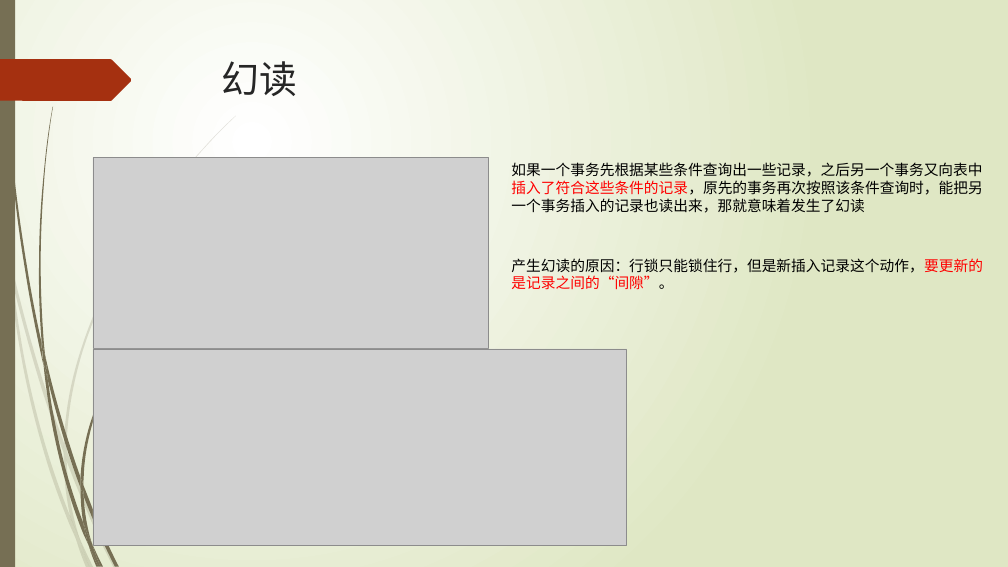
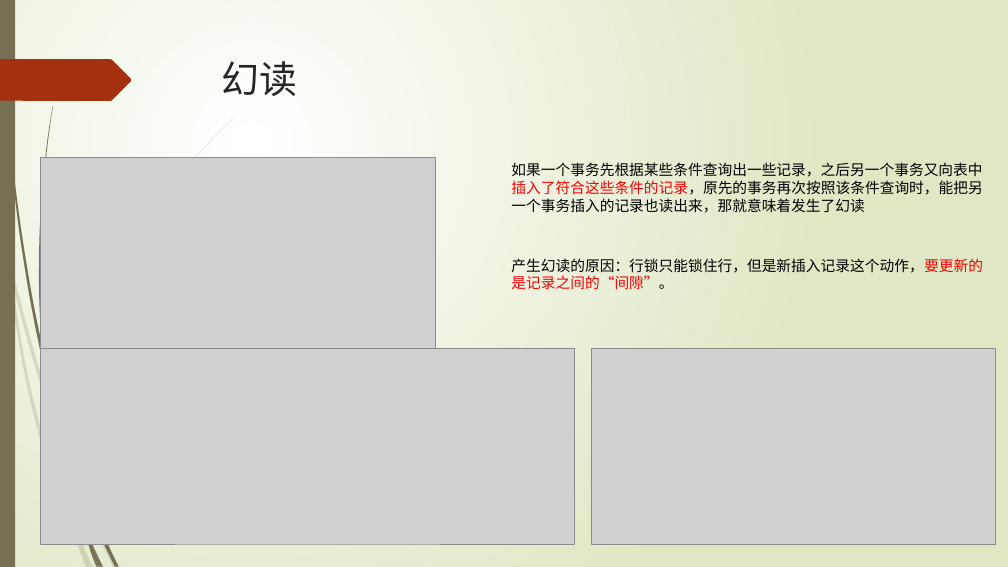
Before and after one commit to TopSpoofer/learning, a slide deck: slide 33 of mysql/mysql的事务实现.pptx. Drawn at 1008x567 pixels with LibreOffice and Linux fonts; fonts in the diff are those of the drawing; grey boxes stand for pictures. Boxes give left, top, right and bottom in pixels: in the first picture for what was removed or moved away, otherwise in the second. Text is boxed around its words. In the diff, an @@ line names an element or a change of style, - is before the commit and + after.

```diff
--- a/mysql/mysql的事务实现.pptx
+++ b/mysql/mysql的事务实现.pptx
@@ picture moved from (x1=93, y1=157, x2=488, y2=348) to (x1=40, y1=157, x2=436, y2=348) @@
@@ picture moved from (x1=93, y1=349, x2=627, y2=545) to (x1=40, y1=348, x2=574, y2=544) @@
@@ freeform shape removed at (x1=45, y1=357, x2=80, y2=488) @@
@@ picture added at (x1=591, y1=349, x2=996, y2=544) @@
@@ freeform shape removed at (x1=64, y1=443, x2=67, y2=461) @@
@@ freeform shape removed at (x1=64, y1=453, x2=79, y2=538) @@
@@ freeform shape removed at (x1=80, y1=477, x2=83, y2=496) @@
```
Also in this commit, not shown: 6 other slides changed, 1 slide added, 1 slide removed.
